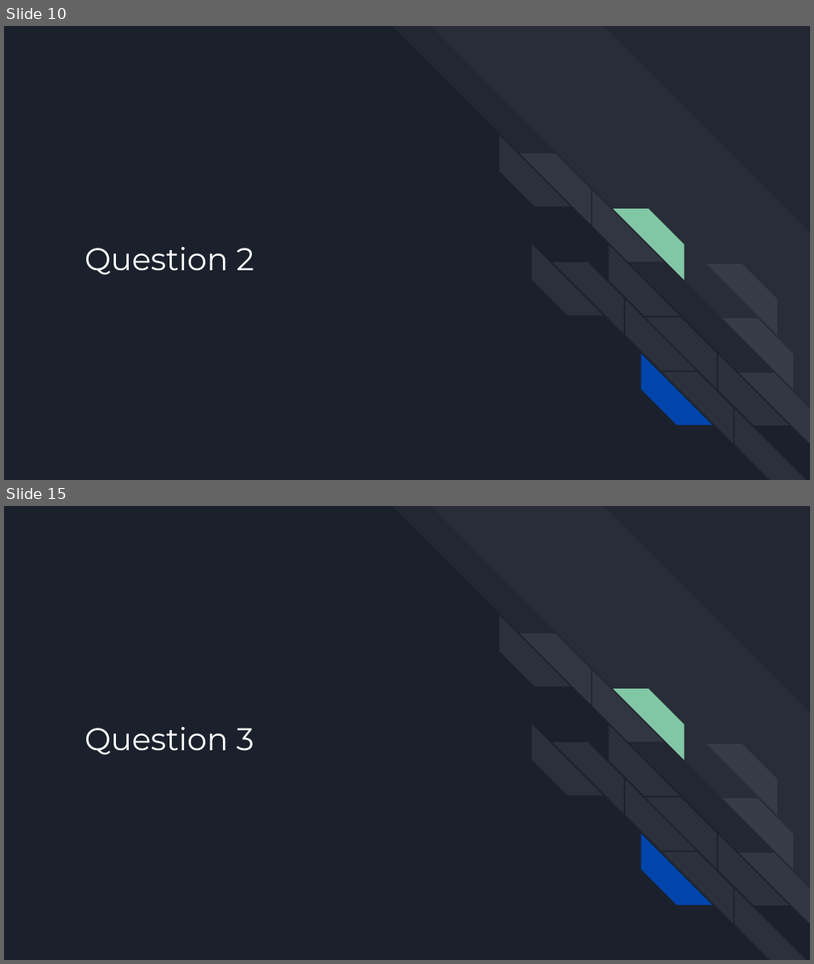
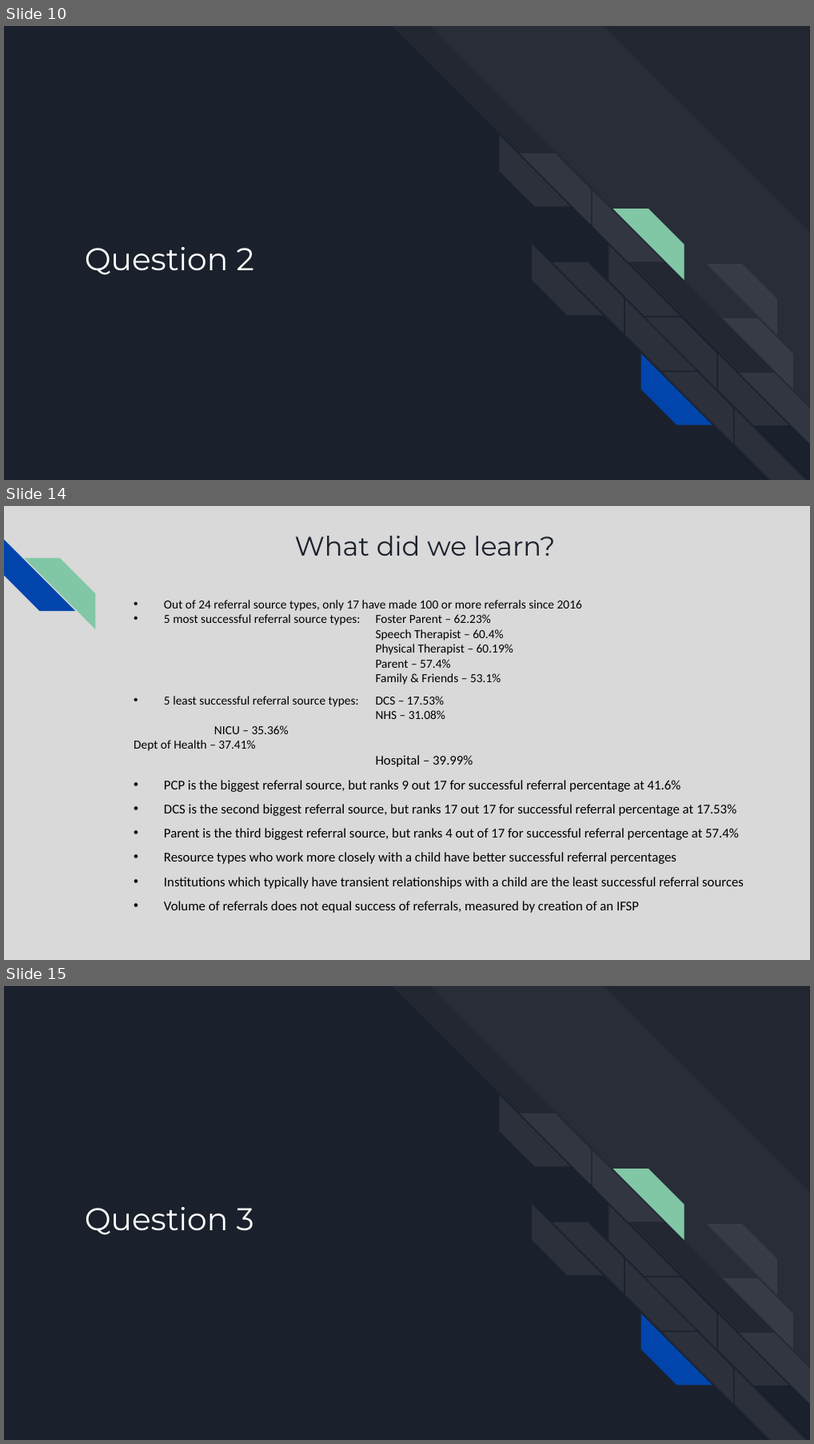
Before and after one commit to MylahKate/teis_project-scar, a slide deck: TEIS Presentation - NSS DA7.pptx. Shown one above the other, each under a label of ours: slides 10 and 15 before the commit, slides 10, 14 and 15 after it; the slides between them are not shown. The pictures are 814x964 and 814x1444 pixels, drawn with LibreOffice and Linux fonts; fonts in the diff are those of the drawing. Boxes give left, top, right and bottom in pixels: in the first picture for what was removed or moved away, otherwise in the second. Text is boxed around its words. In the diff, an @@ line names an element or a change of style, - is before the commit and + after.

Commit message:
final presentation push

```diff
--- a/TEIS Presentation - NSS DA7.pptx
+++ b/TEIS Presentation - NSS DA7.pptx
@@ slide 14 added at box(4, 506, 810, 960), background #D9D9D9 @@
@@ diag stripe added at box(4, 540, 75, 611), fill #0145AC @@
@@ title added at box(295, 536, 555, 556), 24 pt, text #1B212C @@
+What did we learn?
@@ diag stripe added at box(24, 558, 95, 628), fill #82C7A5 @@
@@ text added at box(134, 600, 744, 912), 12 pt, text #000000 @@
+• Out of 24 referral source types, only 17 have made 100 or more referrals since 2016
+• 5 most successful referral source types: Foster Parent – 62.23%
+    Speech Therapist – 60.4%
+    Physical Therapist – 60.19%
+    Parent – 57.4%
+    Family & Friends – 53.1%
+• 5 least successful referral source types: DCS – 17.53%
+        NHS – 31.08% NICU – 35.36% Dept of Health – 37.41%
+        Hospital – 39.99%
+• PCP is the biggest referral source, but ranks 9 out 17 for successful referral percentage at 41.6%
+• DCS is the second biggest referral source, but ranks 17 out 17 for successful referral percentage at 17.53%
+• Parent is the third biggest referral source, but ranks 4 out of 17 for successful referral percentage at 57.4%
+• Resource types who work more closely with a child have better successful referral percentages
+• Institutions which typically have transient relationships with a child are the least successful referral sources
+• Volume of referrals does not equal success of referrals, measured by creation of an IFSP
```
Also in this commit, not shown: 3 slides changed, 1 slide removed, 6 other files.
